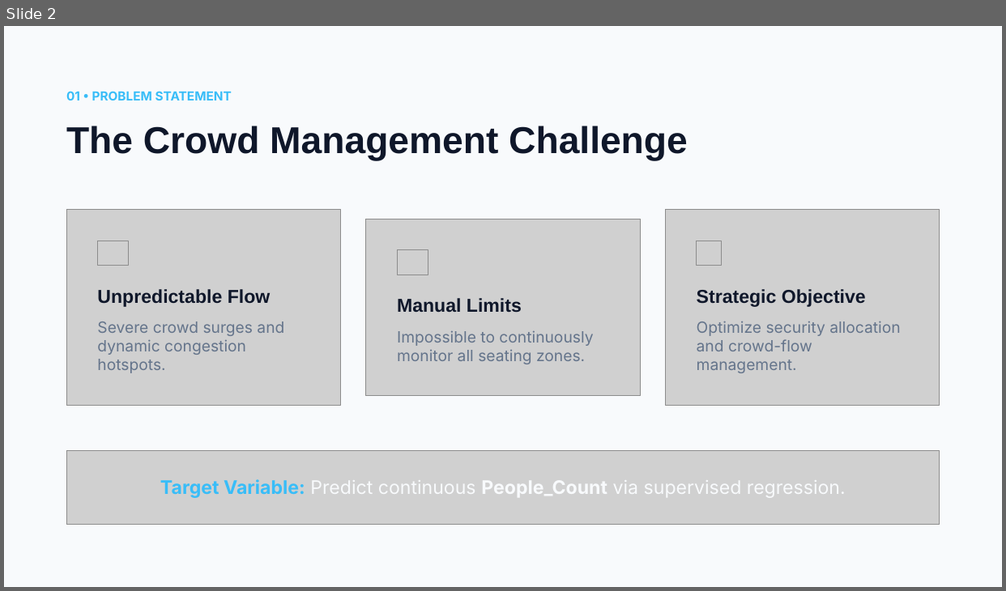
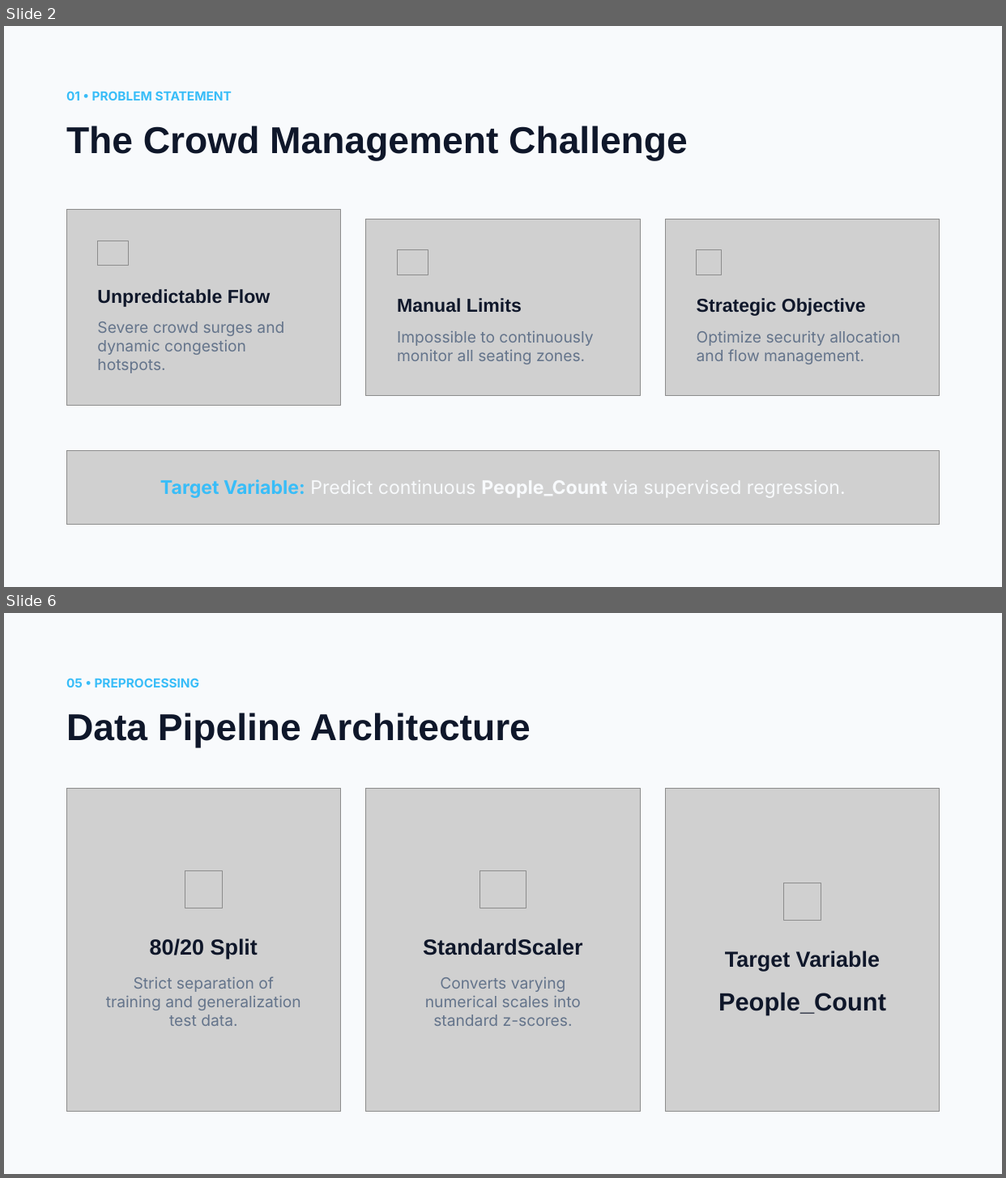
Before and after one commit to vkvinodhkumar/Crowd_optimization, a slide deck: Project/notebooks/Crowd Density Prediction.pptx. Shown one above the other, each under a label of ours: slide 2 before the commit, slides 2 and 6 after it; the slides between them are not shown. The pictures are 1006x591 and 1006x1178 pixels, drawn with LibreOffice and Linux fonts; fonts in the diff are those of the drawing; grey boxes stand for pictures. Boxes give left, top, right and bottom in pixels: in the first picture for what was removed or moved away, otherwise in the second. Text is boxed around its words. In the diff, an @@ line names an element or a change of style, - is before the commit and + after.

```diff
--- a/Project/notebooks/Crowd Density Prediction.pptx
+++ b/Project/notebooks/Crowd Density Prediction.pptx
@@ slide 6 added at [4, 613, 1002, 1174], background #F8FAFC @@
@@ text added at [66, 678, 200, 688], 12 pt, text #38BDF8, bold @@
+05 • PREPROCESSING
@@ text added at [66, 713, 530, 748], 36 pt, text #0F172A, bold @@
+Data Pipeline Architecture
@@ picture added at [66, 788, 341, 1112] @@
@@ picture added at [365, 788, 641, 1112] @@
@@ picture added at [665, 788, 940, 1112] @@
@@ picture added at [185, 871, 223, 908] @@
@@ picture added at [479, 871, 526, 908] @@
@@ picture added at [784, 884, 821, 921] @@
@@ text added at [150, 939, 258, 959], 21 pt, text #0F172A, bold @@
+80/20 Split
@@ text added at [423, 939, 583, 956], 21 pt, text #0F172A, bold @@
+StandardScaler
@@ text added at [725, 951, 880, 971], 21 pt, text #0F172A, bold @@
+Target Variable
@@ text added at [106, 977, 301, 1026], 15 pt, text #64748B @@
+Strict separation of training and generalization test data.
@@ text added at [425, 977, 581, 1026], 15 pt, text #64748B @@
+Converts varying numerical scales into standard z-scores.
@@ text added at [718, 992, 886, 1015], 24 pt, text #0F172A, bold @@
+People_Count
@@ slide 2 changed as well @@
@@ picture: place and size @@
-picture at [665, 209, 940, 405]
+picture at [665, 219, 940, 396]
@@ picture: place and size @@
-picture at [697, 241, 721, 266]
+picture at [697, 250, 721, 275]
@@ text "Strategic Objective": place and size @@
-text "Strategic Objective" at [697, 289, 866, 307]
+text "Strategic Objective" at [697, 298, 866, 316]
@@ text at [697, 331, 900, 365]: text changed @@
-Optimize security allocation and crowd-flow management.
+Optimize security allocation and flow management.
```
Also in this commit, not shown: 2 other slides changed, 6 other slides added, 2 slides removed.
